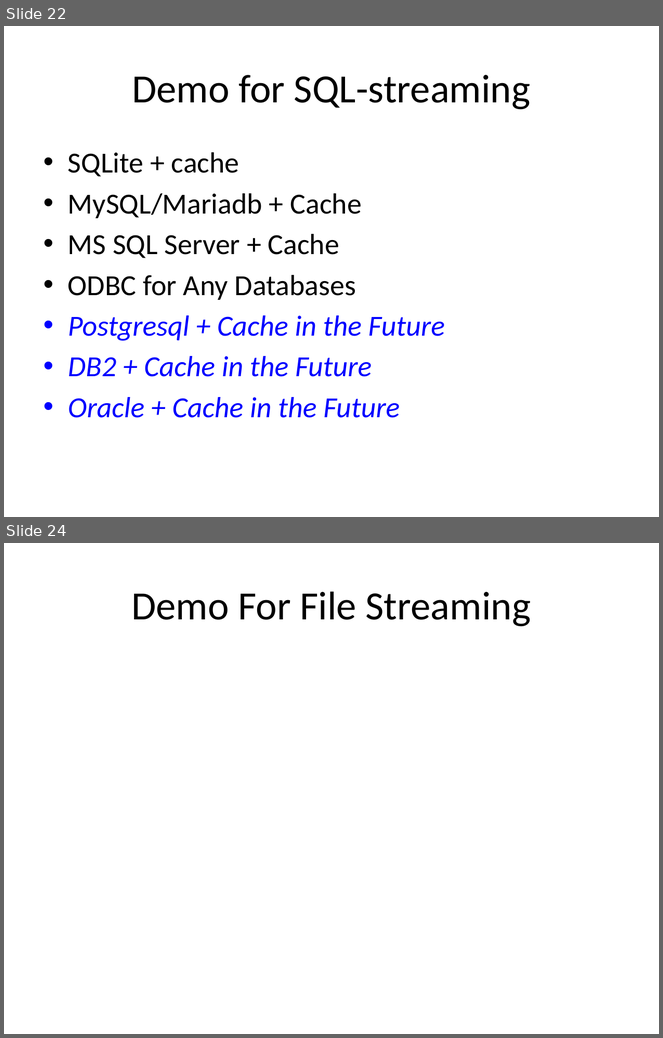
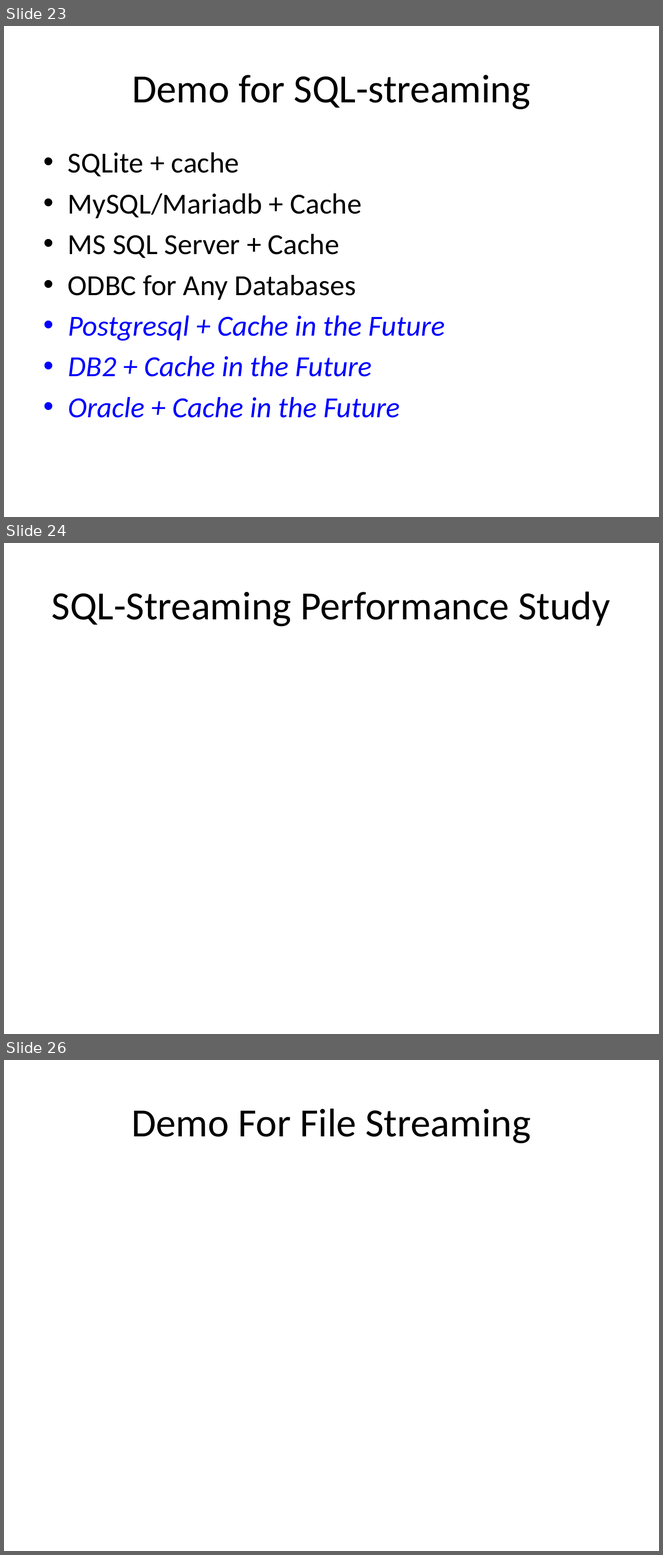
Before and after one commit to udaparts/doc, a slide deck: origin_draws/SocketPro for Node.js.pptx. Shown one above the other, each under a label of ours: slides 22 and 24 before the commit, slides 23, 24 and 26 after it; the slides between them are not shown. The pictures are 663x1038 and 663x1555 pixels, drawn with LibreOffice and Linux fonts; fonts in the diff are those of the drawing. Boxes give left, top, right and bottom in pixels: in the first picture for what was removed or moved away, otherwise in the second. Text is boxed around its words. In the diff, an @@ line names an element or a change of style, - is before the commit and + after.

```diff
--- a/origin_draws/SocketPro for Node.js.pptx
+++ b/origin_draws/SocketPro for Node.js.pptx
@@ slide 24 added at [4,543,659,1034], background #FFFFFF @@
@@ title added at [52,591,610,627], 44 pt, text #000000 @@
+SQL-Streaming Performance Study
@@ what was slide 22 is now slide 23 @@
@@ what was slide 24 is now slide 26 @@
```
Also in this commit, not shown: 1 slide changed, 1 other slide added.
